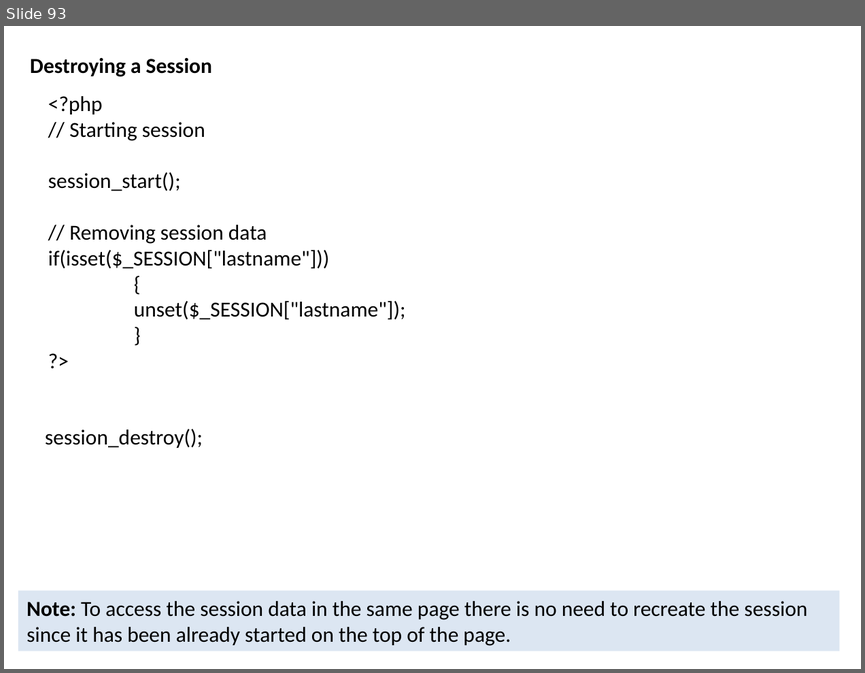
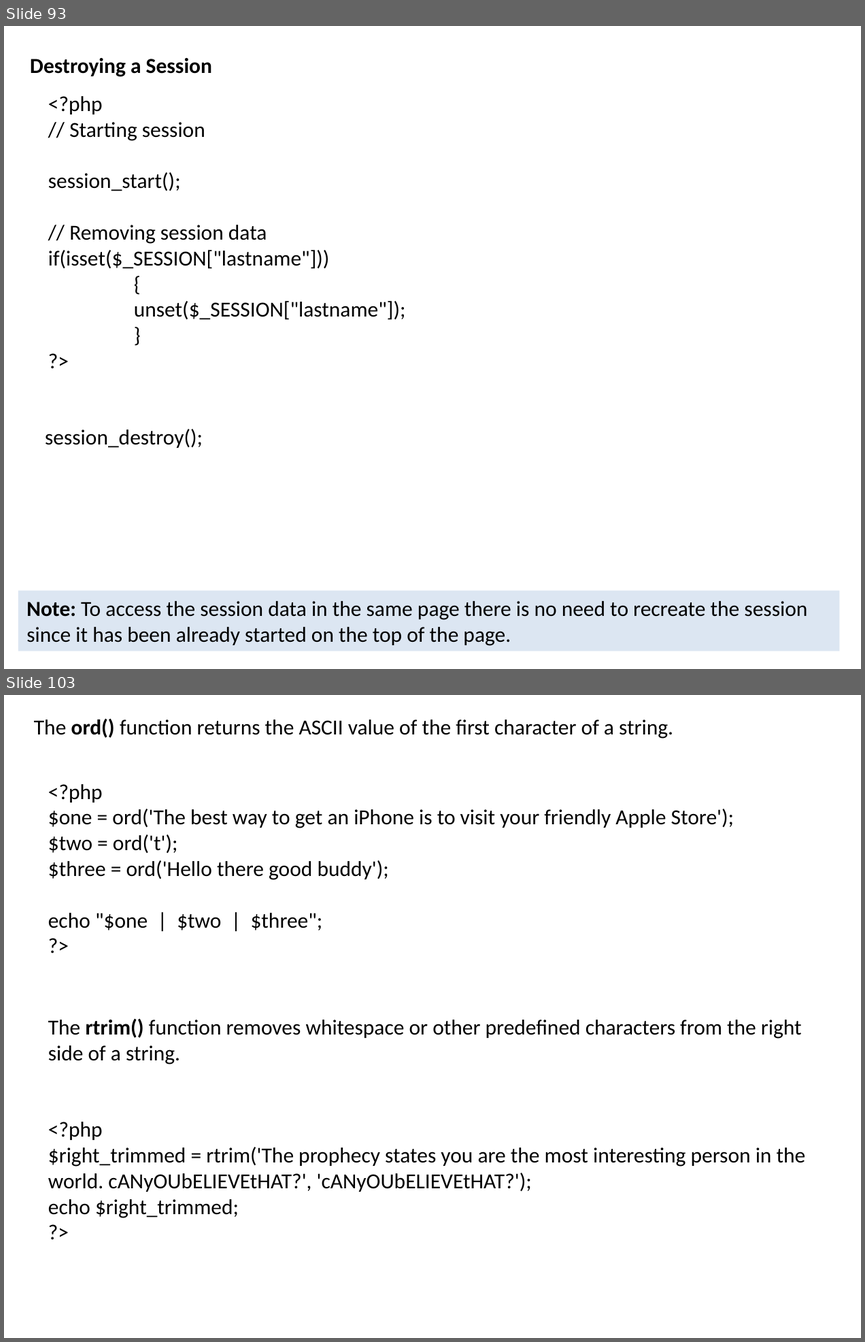
Before and after one commit to sanjay70sharma/PHP, a slide deck: PHP.pptx. Shown one above the other, each under a label of ours: slide 93 before the commit, slides 93 and 103 after it; the slides between them are not shown. The pictures are 865x673 and 865x1342 pixels, drawn with LibreOffice and Linux fonts; fonts in the diff are those of the drawing. Boxes give left, top, right and bottom in pixels: in the first picture for what was removed or moved away, otherwise in the second. Text is boxed around its words. In the diff, an @@ line names an element or a change of style, - is before the commit and + after.

```diff
--- a/PHP.pptx
+++ b/PHP.pptx
@@ slide 103 added at [4,695,861,1338], background #FFFFFF @@
@@ text added at [34,719,673,739], 18 pt, text #000000 @@
+The ord() function returns the ASCII value of the first character of a string.
@@ text added at [48,784,734,930], 18 pt, text #000000 @@
+<?php
+$one = ord('The best way to get an iPhone is to visit your friendly Apple Store');
+$two = ord('t');
+$three = ord('Hello there good buddy');
+echo "$one | $two | $three";
+?>
@@ text added at [48,1019,802,1064], 18 pt, text #000000 @@
+The rtrim() function removes whitespace or other predefined characters from the right side of a string.
@@ text added at [48,1121,806,1218], 18 pt, text #000000 @@
+<?php
+$right_trimmed = rtrim('The prophecy states you are the most interesting person in the world. cANyOUbELIEVEtHAT?', 'cANyOUbELIEVEtHAT?');
+echo $right_trimmed;
+?>
```
Also in this commit, not shown: 15 other slides added, 7 slides removed.
